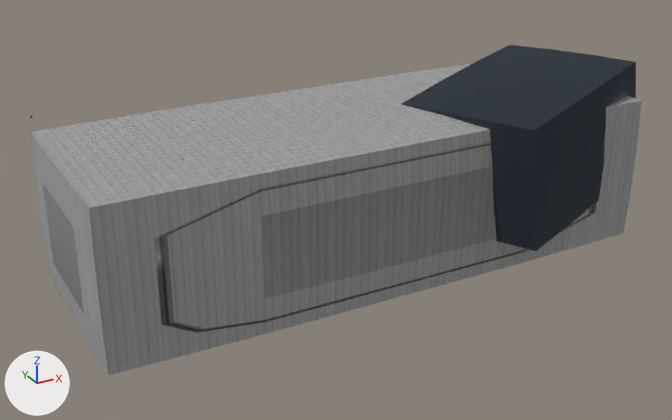
The Blender file assets/ships/parts/blender/place_debris_chunk_authored.blend as it was, and as the next commit left it.
One viewpoint serves both versions: a 50 mm camera at (-5.5, -28.8, 13.6) aimed at (10.3, -0.1, -0.8). The lights are fixed; the arrows at lower left show +X, +Y and +Z. The older version comes first.

In view in the first picture: 'place_debris_chunk_Material_Hull_Merged', 'place_debris_chunk_Material_Mechanical_Merged'.
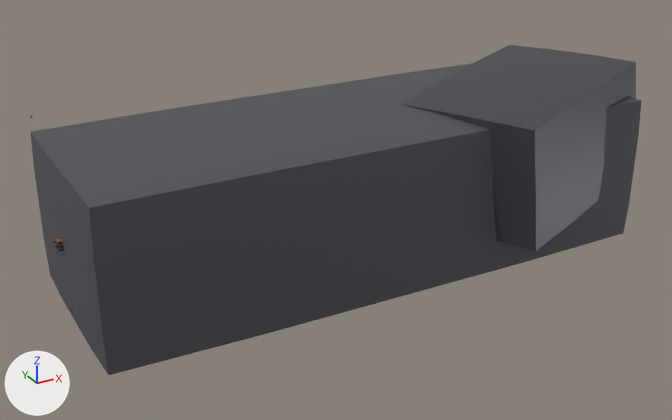
Diff of the bpy script that builds the scene:
```diff
--- a/assets/ships/parts/blender/place_debris_chunk_authored.blend.py
+++ b/assets/ships/parts/blender/place_debris_chunk_authored.blend.py
@@ img_place_debris_chunk_wear_mask_2k_jpg @@
+img_place_debris_chunk_wear_mask_2k_jpg = load_image('place_debris_chunk_wear_mask_2k.jpg', '../textures/place_debris_chunk/place_debris_chunk_wear_mask_2k.jpg', 2048, 2048, 'Non-Color')
@@ mat_material_hull @@
 mat_material_hull = bpy.data.materials.new('Material_Hull')
-# nodes: AmbientOcclusion, BsdfPrincipled, Math, NormalMap, OutputMaterial, SeparateColor, TexImage x3
-# uses the picture img_basecolor
-# uses the picture img_normal
-# uses the picture img_orm
+# nodes: BsdfPrincipled, Mix, OutputMaterial, SeparateColor, TexImage
+# colours: dark grey #595961
+# uses the picture img_place_debris_chunk_wear_mask_2k_jpg
@@ mat_material_mechanical @@
 mat_material_mechanical = bpy.data.materials.new('Material_Mechanical')
-# nodes: AmbientOcclusion, BsdfPrincipled, OutputMaterial
-# colours: greyish blue #424b55
+# nodes: BsdfPrincipled, Mix, OutputMaterial, SeparateColor, TexImage
+# colours: dark grey #595961
+# uses the picture img_place_debris_chunk_wear_mask_2k_jpg
```

What differs and where, as boxes (x1, y1, x2, y2) in the pictures (672 x 420 px):
'place_debris_chunk_Material_Hull_Merged', surface changed (darker): (31, 63, 641, 375) in both
'place_debris_chunk_Material_Mechanical_Merged', surface changed (lighter): (401, 45, 636, 251) in both
'DET_mount_flange', now drawn: after (56, 246, 64, 252)
'DET_twisted_plate', now drawn: after (55, 242, 63, 246)
'DET_dock_scuff', now drawn: after (58, 246, 64, 249)
